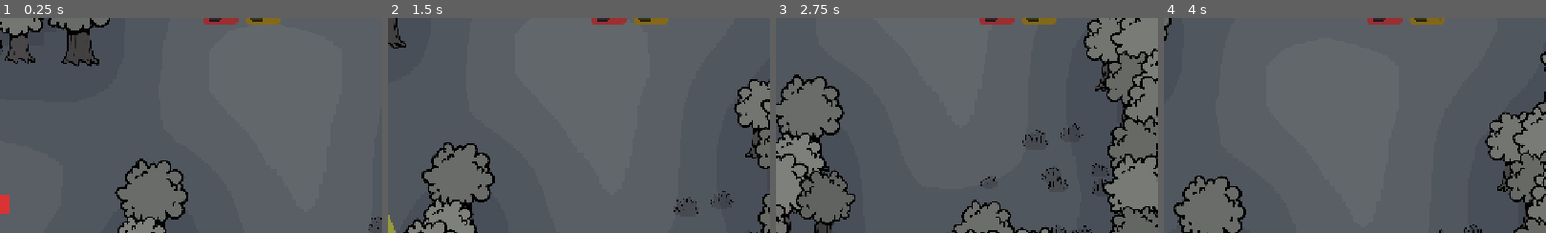
Above: before the commit, frames 1-4 (left to right).
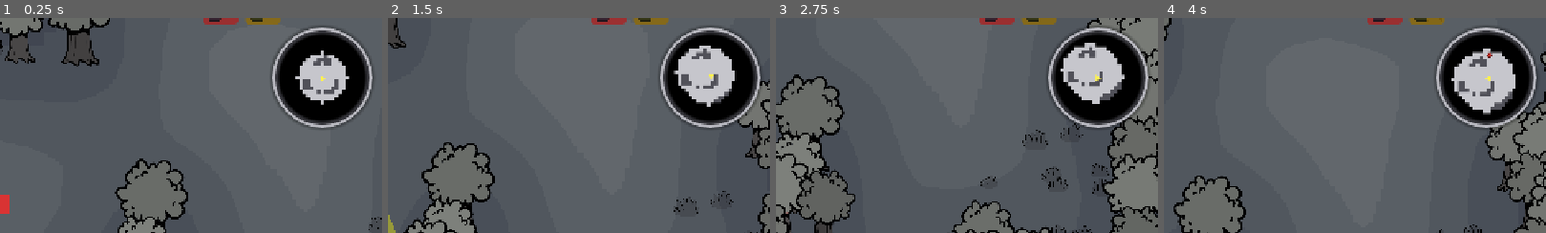
Above: after the commit, the same moments.

Repository: Saitamadupauvre/brotatomato
Game: Godot game, scene res://scenes/dungeon/dungeon.tscn
Two runs of this game, one before a commit and one after it. Both use one fixed random seed, a clock stepped at 60 frames per second and the inputs below. This scene is started directly instead of the project's main scene. The engine's default icon, where the game draws it, is replaced by a stand-in: a white triangle on a blue panel in a dark square.
Inputs (mouse positions are % of the whole screen's width and height, from its top left):
- Up to frame 1 (0.25 s): no input
- Up to frame 2 (1.5 s): move the mouse to (72, 45) at 0.52 s; press the mouse at (72, 45) at 0.53 s; hold D (move_right) 0.53-1.28 s; move the mouse to (30, 55) at 1.27 s; release the mouse at (30, 55) at 1.28 s; hold S (move_down) from 1.28 s (still down); tap Shift (dash) at 1.35 s; click (30, 55) at 1.42 s
- Up to frame 3 (2.75 s): move the mouse to (60, 28) at 2.02 s; release S (move_down) at 2.03 s; hold D (move_right) from 2.03 s (still down); hold E (interact) from 2.03 s (still down); click (60, 28) at 2.17 s
- Up to frame 4 (4 s): move the mouse to (45, 70) at 2.77 s; release D (move_right) at 2.78 s; release E (interact) at 2.78 s; hold W (move_up) 2.78-3.53 s; tap R (move_plot) at 2.85 s; click (45, 70) at 2.92 s; move the mouse to (80, 65) at 3.52 s; hold A (move_left) from 3.53 s (still down); hold G (place_plot) from 3.53 s (still down); click (80, 65) at 3.67 s
The pictures show only the part of the screen within x 50-100%, y 7-57%; the shares and areas given below are measured in that part.

The runs differ from the first frame. In frame 1, 9.3% of the frame differs, in the area x 70-98%, y 3-52%; in frame 2, 9.0%; in frame 3, 8.9%; in frame 4, 9.0%.

Commit message:
feat(ui): add minimap and full-map overlay with fog of war

Diff:
--- a/project.godot
+++ b/project.godot
@@ -85,6 +85,11 @@
 "events": [Object(InputEventKey,"resource_local_to_scene":false,"resource_name":"","device":-1,"window_id":0,"alt_press …(195 unchanged characters)…
 ]
 }
+toggle_map={
+"deadzone": 0.2,
+"events": [Object(InputEventKey,"resource_local_to_scene":false,"resource_name":"","device":-1,"window_id":0,"alt_pressed":false,"shift_pressed":false,"ctrl_pressed":false,"meta_pressed":false,"pressed":false,"keycode":0,"physical_keycode":77,"key_label":0,"unicode":0,"location":0,"echo":false,"script":null)
+]
+}
 attack={
 "deadzone": 0.2,
 "events": [Object(InputEventMouseButton,"resource_local_to_scene":false,"resource_name":"","device":-1,"window_id":0,"a …(253 unchanged characters)…
--- a/scenes/dungeon/dungeon.gd
+++ b/scenes/dungeon/dungeon.gd
@@ -21,6 +21,7 @@
 var layout: DungeonLayout
 
 @onready var _player: CharacterBody2D = $World/Player
+@onready var _hud: HUD = $UI/HUD
 @onready var _camp_exit: Node2D = $World/CampExit
 @onready var _trees: Node2D = $World/Trees
 @onready var _enemies: Node2D = $World/Enemies
@@ -45,6 +46,7 @@
 	_build_trees()
 	_build_grass()
 	_place_player()
+	_hud.setup_minimap(layout, _player)
 	_place_exit()
 	_populate()
 
@@ -144,11 +146,15 @@
 ## placed because Enemy looks up the "player" group in _ready.
 func _populate() -> void:
 	var spawns := DungeonPopulator.build(layout, config)
+	var pois: Array[MapPoi] = []
 	for spawn in spawns:
 		var node: Node2D = spawn.scene.instantiate()
 		node.position = spawn.position
 		if node is Enemy:
 			_enemies.add_child(node)
+			pois.append(MapPoi.new(node, MapPoi.Kind.ENEMY))
 		else:
 			_props.add_child(node)
+			pois.append(MapPoi.new(node, MapPoi.Kind.CHEST))
+	_hud.set_points_of_interest(pois)
 	print("Dungeon spawns: ", spawns.size())
--- a/scenes/ui/hud.gd
+++ b/scenes/ui/hud.gd
@@ -1,8 +1,20 @@
+class_name HUD
 extends Control
-## HUD: reads GameState via signals only, never mutates it.
+## HUD: reads GameState via signals only, never mutates it. Exception:
+## the dungeon scene calls setup_minimap() once per run to hand over
+## the generated layout and player node, since that's per-run data with
+## no natural GameState signal to read it from.
+
+const FOG_REVEAL_RADIUS: int = 7
 
 @onready var tomato_label: Label = %TomatoLabel
 @onready var gold_label: Label = %GoldLabel
+@onready var _minimap: MinimapDisplay = %Minimap
+@onready var _map_overlay: MapOverlay = %MapOverlay
+
+var _layout: DungeonLayout
+var _player: CharacterBody2D
+var _fog: FogOfWar
 
 
 func _ready() -> void:
@@ -12,6 +24,34 @@
 	_on_item_changed("gold", GameState.get_item_count("gold"))
 
 
+func _process(_delta: float) -> void:
+	if _layout == null or not is_instance_valid(_player):
+		return
+	var cell := _layout.world_to_cell(_player.position)
+	_fog.reveal(cell, FOG_REVEAL_RADIUS)
+	var facing: Vector2 = _player.velocity if _player.velocity.length() > 1.0 else Vector2.RIGHT
+	_minimap.update_player(_player.position, facing)
+	_map_overlay.update_player(_player.position, facing)
+
+
+## Called once by the dungeon scene after it builds the layout and
+## places the player. No-op in Camp, which never calls it.
+func setup_minimap(layout: DungeonLayout, player: CharacterBody2D) -> void:
+	_layout = layout
+	_player = player
+	_fog = FogOfWar.new(layout.width, layout.height)
+	_minimap.set_layout(layout)
+	_minimap.set_fog(_fog)
+	_map_overlay.set_layout(layout)
+	_map_overlay.set_fog(_fog)
+	_minimap.visible = true
+
+
+func set_points_of_interest(pois: Array[MapPoi]) -> void:
+	_minimap.set_points_of_interest(pois)
+	_map_overlay.set_points_of_interest(pois)
+
+
 func _on_tomato_changed(count: int) -> void:
 	tomato_label.text = "%d" % count
 
--- a/scenes/ui/hud.tscn
+++ b/scenes/ui/hud.tscn
@@ -1,7 +1,9 @@
-[gd_scene load_steps=4 format=3]
+[gd_scene load_steps=6 format=3]
 
 [ext_resource type="Script" path="res://scenes/ui/hud.gd" id="1_hud"]
 [ext_resource type="Texture2D" path="res://icon.svg" id="2_icon"]
+[ext_resource type="PackedScene" path="res://scenes/ui/minimap_display.tscn" id="3_minimap"]
+[ext_resource type="PackedScene" path="res://scenes/ui/map_overlay.tscn" id="4_map_overlay"]
 
 [sub_resource type="StyleBoxFlat" id="StyleBoxFlat_tomato"]
 bg_color = Color(0.65, 0.15, 0.15, 0.85)
@@ -90,3 +92,26 @@
 theme_override_font_sizes/font_size = 22
 theme_override_colors/font_color = Color(1, 1, 1, 1)
 text = "0"
+
+[node name="Minimap" parent="." instance=ExtResource("3_minimap")]
+unique_name_in_owner = true
+visible = false
+layout_mode = 1
+anchors_preset = 1
+anchor_left = 1.0
+anchor_right = 1.0
+offset_left = -184.0
+offset_top = 64.0
+offset_right = -16.0
+offset_bottom = 232.0
+grow_horizontal = 0
+mode = 0
+
+[node name="MapOverlay" parent="." instance=ExtResource("4_map_overlay")]
+unique_name_in_owner = true
+layout_mode = 1
+anchors_preset = 15
+anchor_right = 1.0
+anchor_bottom = 1.0
+grow_horizontal = 2
+grow_vertical = 2
--- /dev/null
+++ b/scenes/ui/map_overlay.gd
@@ -0,0 +1,33 @@
+class_name MapOverlay
+extends MenuPanel
+## Full-map view, opened with M. Same layout/fog data as the HUD
+## minimap, just rendered fit-to-screen instead of player-centered.
+
+@onready var _display: MinimapDisplay = %MapDisplay
+
+
+func _input(event: InputEvent) -> void:
+	super(event)
+	if event.is_action_pressed("toggle_map"):
+		if visible:
+			close()
+		else:
+			open()
+		get_viewport().set_input_as_handled()
+
+
+func set_layout(layout: DungeonLayout) -> void:
+	_display.set_layout(layout)
+
+
+func set_fog(fog: FogOfWar) -> void:
+	_display.set_fog(fog)
+
+
+func set_points_of_interest(pois: Array[MapPoi]) -> void:
+	_display.set_points_of_interest(pois)
+
+
+func update_player(world_pos: Vector2, facing: Vector2) -> void:
+	if visible:
+		_display.update_player(world_pos, facing)
--- /dev/null
+++ b/scenes/ui/map_overlay.tscn
@@ -0,0 +1,38 @@
+[gd_scene load_steps=3 format=3]
+
+[ext_resource type="Script" path="res://scenes/ui/map_overlay.gd" id="1_overlay"]
+[ext_resource type="PackedScene" path="res://scenes/ui/minimap_display.tscn" id="2_display"]
+
+[node name="MapOverlay" type="Control"]
+layout_mode = 3
+anchors_preset = 15
+anchor_right = 1.0
+anchor_bottom = 1.0
+grow_horizontal = 2
+grow_vertical = 2
+mouse_filter = 1
+script = ExtResource("1_overlay")
+
+[node name="Dim" type="ColorRect" parent="."]
+layout_mode = 1
+anchors_preset = 15
+anchor_right = 1.0
+anchor_bottom = 1.0
+grow_horizontal = 2
+grow_vertical = 2
+color = Color(0, 0, 0, 0.6)
+mouse_filter = 1
+
+[node name="MapDisplay" parent="." instance=ExtResource("2_display")]
+unique_name_in_owner = true
+layout_mode = 1
+anchors_preset = 15
+anchor_right = 1.0
+anchor_bottom = 1.0
+offset_left = 80.0
+offset_top = 60.0
+offset_right = -80.0
+offset_bottom = -60.0
+grow_horizontal = 2
+grow_vertical = 2
+mode = 1
--- /dev/null
+++ b/scenes/ui/minimap_display.gd
@@ -0,0 +1,124 @@
+class_name MinimapDisplay
+extends Control
+## Renders one DungeonLayout + FogOfWar as either a small player-centered
+## window (MINI, top-right HUD corner) or the whole map fit to the
+## available space (FULL, the M-key overlay). Both modes share the same
+## child nodes, composited through a SubViewport so minimap_mask.gdshader
+## can clip MINI to a circle (FULL stays rectangular); only MapRoot's
+## scale/position math differs between the two.
+
+enum Mode { MINI, FULL }
+
+@export var mode: Mode = Mode.MINI
+## Pixels per dungeon cell in MINI mode. FULL computes its own scale to
+## fit whatever space it's given.
+@export var mini_cell_px: float = 6.0
+
+const ICON_SIZE: Dictionary = {
+	MapPoi.Kind.ENEMY: Vector2(1.5, 1.5),
+	MapPoi.Kind.CHEST: Vector2(1.3, 1.3),
+}
+
+@onready var _background: Panel = %Background
+@onready var _frame: SubViewportContainer = %Frame
+@onready var _viewport: SubViewport = %SubViewport
+@onready var _map_root: Control = %MapRoot
+@onready var _base: TextureRect = %Base
+@onready var _fog: TextureRect = %Fog
+@onready var _player_marker: MapMarkerArrow = %PlayerMarker
+@onready var _exit_marker: Control = %ExitMarker
+
+var _layout: DungeonLayout
+var _fog_of_war: FogOfWar
+var _pois: Array[MapPoi] = []
+var _poi_icons: Array[MapIcon] = []
+
+
+func _ready() -> void:
+	# ShaderMaterial sub_resource is shared across every instance of this
+	# scene unless duplicated: MINI and FULL would otherwise fight over
+	# the same "circular" flag.
+	var mask_material: ShaderMaterial = (_frame.material as ShaderMaterial).duplicate()
+	_frame.material = mask_material
+	mask_material.set_shader_parameter("circular", mode == Mode.MINI)
+	if mode == Mode.MINI:
+		_map_root.scale = Vector2(mini_cell_px, mini_cell_px)
+		# StyleBoxFlat clamps radius to half the control's own size, so a
+		# huge value always yields a perfect circle regardless of pixel size.
+		var circle_style: StyleBoxFlat = (_background.get_theme_stylebox("panel") as StyleBoxFlat).duplicate()
+		circle_style.set_corner_radius_all(999)
+		_background.add_theme_stylebox_override("panel", circle_style)
+
+
+func set_layout(layout: DungeonLayout) -> void:
+	_layout = layout
+	_base.texture = DungeonMapTexture.build(layout)
+	_base.size = Vector2(layout.width, layout.height)
+	_exit_marker.position = Vector2(layout.exit_cell) + Vector2(0.5, 0.5) - _exit_marker.size / 2.0
+	_exit_marker.visible = false
+	if mode == Mode.FULL:
+		_fit_full()
+
+
+func set_fog(fog: FogOfWar) -> void:
+	_fog_of_war = fog
+	_fog.texture = fog.get_texture()
+	_fog.size = Vector2(_layout.width, _layout.height)
+
+
+## Rebuilds the icon set. Called once per run; icons then just track
+## their node's position (or hide themselves when it's freed).
+func set_points_of_interest(pois: Array[MapPoi]) -> void:
+	for icon in _poi_icons:
+		icon.queue_free()
+	_poi_icons.clear()
+	_pois = pois
+	for poi in pois:
+		var icon := MapIcon.new()
+		icon.kind = poi.kind
+		var icon_size: Vector2 = ICON_SIZE[poi.kind]
+		icon.size = icon_size
+		icon.pivot_offset = icon_size / 2.0
+		icon.mouse_filter = Control.MOUSE_FILTER_IGNORE
+		_map_root.add_child(icon)
+		_map_root.move_child(icon, _fog.get_index() + 1)
+		_poi_icons.append(icon)
+
+
+func update_player(world_pos: Vector2, facing: Vector2) -> void:
+	if _layout == null:
+		return
+	var cell := world_pos / _layout.cell_size
+	_player_marker.position = cell - _player_marker.size / 2.0
+	if facing != Vector2.ZERO:
+		_player_marker.rotation = facing.angle()
+	_fog.texture = _fog_of_war.get_texture()
+	_exit_marker.visible = _fog_of_war.is_revealed(_layout.exit_cell.x, _layout.exit_cell.y)
+	_update_poi_icons()
+	if mode == Mode.MINI:
+		_map_root.position = Vector2(_viewport.size) / 2.0 - cell * mini_cell_px
+	else:
+		_fit_full()
+
+
+func _update_poi_icons() -> void:
+	for i in _pois.size():
+		var poi: MapPoi = _pois[i]
+		var icon: MapIcon = _poi_icons[i]
+		if not is_instance_valid(poi.node):
+			icon.visible = false
+			continue
+		var poi_cell := poi.node.position / _layout.cell_size
+		icon.position = poi_cell - icon.size / 2.0
+		icon.visible = _fog_of_war.is_revealed(int(poi_cell.x), int(poi_cell.y))
+
+
+## FULL mode's frame can resize with the window, so refit each update
+## instead of caching a stale scale from the frame it opened in.
+func _fit_full() -> void:
+	var viewport_size := Vector2(_viewport.size)
+	if _layout == null or viewport_size.x <= 0.0 or viewport_size.y <= 0.0:
+		return
+	var px: float = minf(viewport_size.x / _layout.width, viewport_size.y / _layout.height)
+	_map_root.scale = Vector2(px, px)
+	_map_root.position = (viewport_size - Vector2(_layout.width, _layout.height) * px) / 2.0
--- /dev/null
+++ b/scenes/ui/minimap_display.tscn
@@ -0,0 +1,102 @@
+[gd_scene load_steps=5 format=3]
+
+[ext_resource type="Script" path="res://scenes/ui/minimap_display.gd" id="1_display"]
+[ext_resource type="Script" path="res://scripts/ui/map_marker_arrow.gd" id="2_marker"]
+[ext_resource type="Shader" path="res://scenes/ui/minimap_mask.gdshader" id="3_shader"]
+
+[sub_resource type="StyleBoxFlat" id="StyleBoxFlat_frame"]
+bg_color = Color(0.2, 0.2, 0.22, 0.95)
+border_width_left = 5
+border_width_top = 5
+border_width_right = 5
+border_width_bottom = 5
+border_color = Color(0.75, 0.75, 0.78, 0.95)
+corner_radius_top_left = 24
+corner_radius_top_right = 24
+corner_radius_bottom_right = 24
+corner_radius_bottom_left = 24
+corner_detail = 8
+shadow_color = Color(0, 0, 0, 0.35)
+shadow_size = 6
+anti_aliasing = true
+
+[sub_resource type="ShaderMaterial" id="ShaderMaterial_mask"]
+shader = ExtResource("3_shader")
+shader_parameter/circular = true
+
+[node name="MinimapDisplay" type="Control"]
+layout_mode = 3
+anchors_preset = 0
+offset_right = 180.0
+offset_bottom = 180.0
+script = ExtResource("1_display")
+
+[node name="Background" type="Panel" parent="."]
+unique_name_in_owner = true
+layout_mode = 1
+anchors_preset = 15
+anchor_right = 1.0
+anchor_bottom = 1.0
+grow_horizontal = 2
+grow_vertical = 2
+mouse_filter = 2
+theme_override_styles/panel = SubResource("StyleBoxFlat_frame")
+
+[node name="Frame" type="SubViewportContainer" parent="."]
+unique_name_in_owner = true
+material = SubResource("ShaderMaterial_mask")
+layout_mode = 1
+anchors_preset = 15
+anchor_right = 1.0
+anchor_bottom = 1.0
+offset_left = 8.0
+offset_top = 8.0
+offset_right = -8.0
+offset_bottom = -8.0
+grow_horizontal = 2
+grow_vertical = 2
+mouse_filter = 2
+stretch = true
+
+[node name="SubViewport" type="SubViewport" parent="Frame"]
+unique_name_in_owner = true
+handle_input_locally = false
+transparent_bg = true
+size = Vector2i(164, 164)
+
+[node name="MapRoot" type="Control" parent="Frame/SubViewport"]
+unique_name_in_owner = true
+layout_mode = 3
+anchors_preset = 0
+mouse_filter = 2
+
+[node name="Base" type="TextureRect" parent="Frame/SubViewport/MapRoot"]
+unique_name_in_owner = true
+layout_mode = 0
+texture_filter = 1
+mouse_filter = 2
+
+[node name="Fog" type="TextureRect" parent="Frame/SubViewport/MapRoot"]
+unique_name_in_owner = true
+layout_mode = 0
+texture_filter = 1
+mouse_filter = 2
+
+[node name="ExitMarker" type="ColorRect" parent="Frame/SubViewport/MapRoot"]
+unique_name_in_owner = true
+layout_mode = 0
+offset_right = 1.4
+offset_bottom = 1.4
+pivot_offset = Vector2(0.7, 0.7)
+rotation = 0.785398
+color = Color(0.9, 0.25, 0.2, 1)
+mouse_filter = 2
+
+[node name="PlayerMarker" type="Control" parent="Frame/SubViewport/MapRoot"]
+unique_name_in_owner = true
+layout_mode = 0
+offset_right = 1.6
+offset_bottom = 1.6
+pivot_offset = Vector2(0.8, 0.8)
+mouse_filter = 2
+script = ExtResource("2_marker")
--- /dev/null
+++ b/scenes/ui/minimap_mask.gdshader
@@ -0,0 +1,15 @@
+shader_type canvas_item;
+// Masks a SubViewportContainer's composited output to a soft-edged
+// circle (MINI) or leaves it untouched (FULL, plain rectangle).
+
+uniform bool circular = true;
+
+void fragment() {
+	vec4 tex_color = texture(TEXTURE, UV);
+	float alpha = tex_color.a;
+	if (circular) {
+		float dist = length(UV - vec2(0.5));
+		alpha *= 1.0 - smoothstep(0.46, 0.5, dist);
+	}
+	COLOR = vec4(tex_color.rgb, alpha);
+}
--- /dev/null
+++ b/scripts/systems/dungeon_map_texture.gd
@@ -0,0 +1,17 @@
+class_name DungeonMapTexture
+extends RefCounted
+## Builds a one-pixel-per-cell terrain texture from a DungeonLayout, for
+## the minimap and full map view. Neutral greyscale by design (not the
+## in-world forest palette) so it reads as a "map", not a shrunk photo
+## of the level.
+
+const FLOOR_COLOR := Color(0.78, 0.78, 0.8)
+const WALL_COLOR := Color(0.32, 0.32, 0.35)
+
+
+static func build(layout: DungeonLayout) -> ImageTexture:
+	var image := Image.create(layout.width, layout.height, false, Image.FORMAT_RGB8)
+	for y in layout.height:
+		for x in layout.width:
+			image.set_pixel(x, y, FLOOR_COLOR if layout.is_floor(x, y) else WALL_COLOR)
+	return ImageTexture.create_from_image(image)
--- /dev/null
+++ b/scripts/systems/fog_of_war.gd
@@ -0,0 +1,63 @@
+class_name FogOfWar
+extends RefCounted
+## Per-run exploration state for one dungeon layout: which cells the
+## player has seen. Reveals are circular around the player each frame;
+## the black overlay image is mutated in place and only re-uploaded to
+## the GPU when something actually changed.
+
+var width: int
+var height: int
+var revealed: PackedByteArray
+var _image: Image
+var _texture: ImageTexture
+var _dirty: bool = true
+
+
+func _init(map_width: int, map_height: int) -> void:
+	width = map_width
+	height = map_height
+	revealed = PackedByteArray()
+	revealed.resize(width * height)
+	_image = Image.create(width, height, false, Image.FORMAT_LA8)
+	_image.fill(Color(0.0, 0.0, 0.0, 1.0))
+	_texture = ImageTexture.create_from_image(_image)
+
+
+## Reveals every cell within radius of center. Returns true if any cell
+## was newly revealed (caller can skip work otherwise).
+func reveal(center: Vector2i, radius: int) -> bool:
+	var changed := false
+	var radius_sq := radius * radius
+	var min_y: int = maxi(center.y - radius, 0)
+	var max_y: int = mini(center.y + radius, height - 1)
+	var min_x: int = maxi(center.x - radius, 0)
+	var max_x: int = mini(center.x + radius, width - 1)
+	for y in range(min_y, max_y + 1):
+		for x in range(min_x, max_x + 1):
+			var dx := x - center.x
+			var dy := y - center.y
+			if dx * dx + dy * dy > radius_sq:
+				continue
+			var idx := y * width + x
+			if revealed[idx] == 0:
+				revealed[idx] = 1
+				_image.set_pixel(x, y, Color(0.0, 0.0, 0.0, 0.0))
+				changed = true
+	if changed:
+		_dirty = true
+	return changed
+
+
+func is_revealed(x: int, y: int) -> bool:
+	if x < 0 or y < 0 or x >= width or y >= height:
+		return false
+	return revealed[y * width + x] == 1
+
+
+## Black-with-alpha overlay: opaque where unseen, transparent where
+## revealed. Lazily re-uploaded only when reveal() actually changed it.
+func get_texture() -> ImageTexture:
+	if _dirty:
+		_texture.update(_image)
+		_dirty = false
+	return _texture
--- /dev/null
+++ b/scripts/systems/map_poi.gd
@@ -0,0 +1,15 @@
+class_name MapPoi
+extends RefCounted
+## One trackable point of interest for the minimap/full map: an enemy or
+## a container, following its live node so a dead enemy's icon
+## disappears with it. Built by dungeon.gd right after _populate().
+
+enum Kind { ENEMY, CHEST }
+
+var node: Node2D
+var kind: Kind
+
+
+func _init(poi_node: Node2D, poi_kind: Kind) -> void:
+	node = poi_node
+	kind = poi_kind
--- /dev/null
+++ b/scripts/ui/map_icon.gd
@@ -0,0 +1,35 @@
+class_name MapIcon
+extends Control
+## Small hand-drawn marker for a minimap point of interest. No sprite
+## asset needed: each kind is a couple of primitive shapes.
+
+@export var kind: MapPoi.Kind = MapPoi.Kind.ENEMY
+
+
+func _draw() -> void:
+	match kind:
+		MapPoi.Kind.ENEMY:
+			_draw_enemy()
+		MapPoi.Kind.CHEST:
+			_draw_chest()
+
+
+## Red diamond with a darker outline, reads as "danger" at a glance.
+func _draw_enemy() -> void:
+	var half := size / 2.0
+	var points := PackedVector2Array([
+		Vector2(half.x, 0.0),
+		Vector2(size.x, half.y),
+		Vector2(half.x, size.y),
+		Vector2(0.0, half.y),
+	])
+	draw_colored_polygon(points, Color(0.85, 0.2, 0.15))
+	draw_polyline(points + PackedVector2Array([points[0]]), Color(0.35, 0.05, 0.05), 0.15)
+
+
+## Golden-brown box with a lid line, reads as "loot".
+func _draw_chest() -> void:
+	var rect := Rect2(Vector2.ZERO, size)
+	draw_rect(rect, Color(0.65, 0.45, 0.2))
+	draw_rect(rect, Color(0.3, 0.18, 0.05), false, 0.15)
+	draw_line(Vector2(0.0, size.y * 0.4), Vector2(size.x, size.y * 0.4), Color(0.3, 0.18, 0.05), 0.12)
--- /dev/null
+++ b/scripts/ui/map_marker_arrow.gd
@@ -0,0 +1,16 @@
+class_name MapMarkerArrow
+extends Control
+## Small triangle pointing along +X at rotation 0; the parent sets
+## rotation to the player's facing angle. Drawn instead of using a
+## sprite so the minimap needs no extra art asset.
+
+@export var color: Color = Color(1.0, 0.95, 0.3)
+
+
+func _draw() -> void:
+	var points := PackedVector2Array([
+		Vector2(size.x, size.y / 2.0),
+		Vector2(0.0, 0.0),
+		Vector2(0.0, size.y),
+	])
+	draw_colored_polygon(points, color)
Not shown, added: scenes/ui/map_overlay.gd.uid
Not shown, added: scenes/ui/minimap_display.gd.uid
Not shown, added: scenes/ui/minimap_mask.gdshader.uid
Not shown, added: scripts/systems/dungeon_map_texture.gd.uid
Not shown, added: scripts/systems/fog_of_war.gd.uid
Not shown, added: scripts/systems/map_poi.gd.uid
Not shown, added: scripts/ui/map_icon.gd.uid
Not shown, added: scripts/ui/map_marker_arrow.gd.uid
